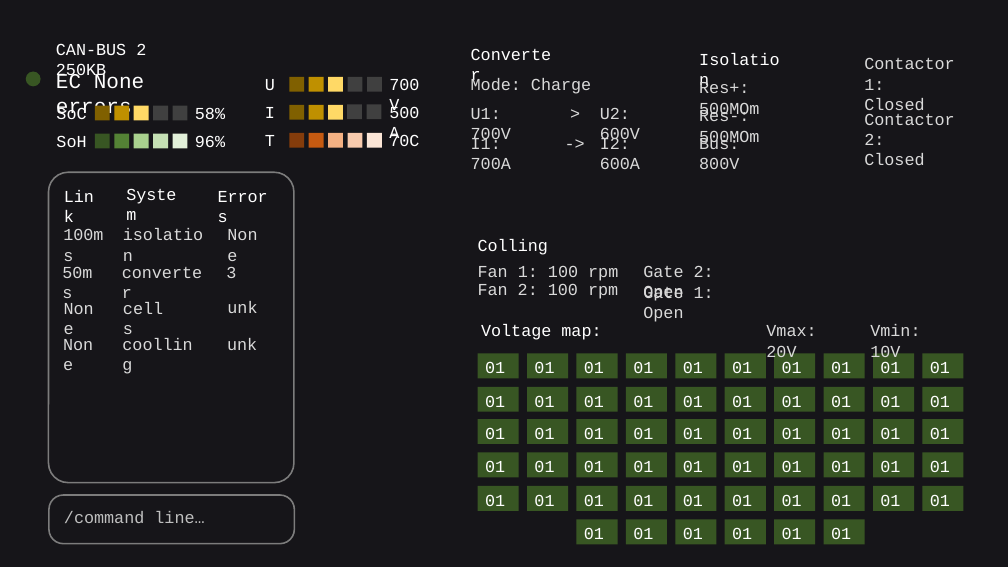
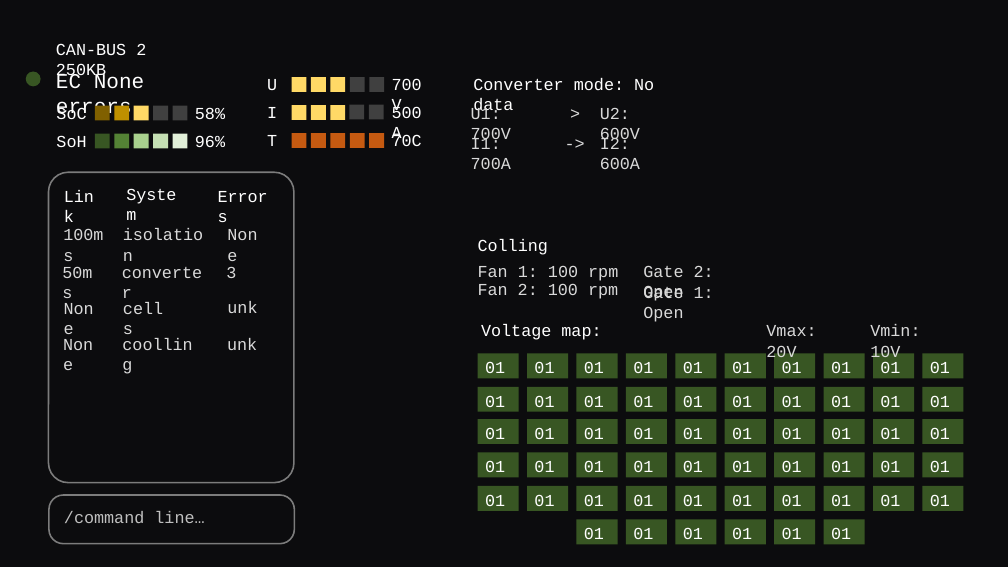
Before and after one commit to tamashny/can_monitor, a slide deck: slide 1 of screen.pptx. Drawn at 1008x567 pixels with LibreOffice and Linux fonts; fonts in the diff are those of the drawing. Boxes give left, top, right and bottom in pixels: in the first picture for what was removed or moved away, otherwise in the second. Text is boxed around its words. In the diff, an @@ line names an element or a change of style, - is before the commit and + after.

```diff
--- a/screen.pptx
+++ b/screen.pptx
@@ background #161519 to #0C0C0E @@
@@ text removed at (x1=692, y1=45, x2=797, y2=73) @@
-Isolation
@@ text removed at (x1=864, y1=58, x2=954, y2=115) @@
-Contactor 1:
-Closed
@@ rectangle at (x1=292, y1=77, x2=307, y2=92): fill #806000 to #FFD966 @@
@@ rectangle at (x1=311, y1=77, x2=326, y2=92): fill #BF9000 to #FFD966 @@
@@ text removed at (x1=471, y1=77, x2=591, y2=94) @@
-Mode: Charge
@@ text at (x1=473, y1=78, x2=654, y2=116): text changed @@
-Converter
+Converter mode: No data
@@ text removed at (x1=699, y1=81, x2=759, y2=119) @@
-Res+: 500MOm
@@ rectangle at (x1=292, y1=105, x2=307, y2=120): fill #806000 to #FFD966 @@
@@ rectangle at (x1=311, y1=105, x2=326, y2=120): fill #BF9000 to #FFD966 @@
@@ text removed at (x1=699, y1=109, x2=759, y2=147) @@
-Res-: 500MOm
@@ text removed at (x1=864, y1=114, x2=954, y2=165) @@
-Contactor 2:
-Closed
@@ rectangle at (x1=292, y1=133, x2=307, y2=148): fill #843C0B to #C55A11 @@
@@ rectangle at (x1=330, y1=133, x2=346, y2=148): fill #F4B183 to #C55A11 @@
@@ rectangle at (x1=350, y1=133, x2=365, y2=148): fill #F8CBAD to #C55A11 @@
@@ rectangle at (x1=369, y1=133, x2=384, y2=148): fill #FBE5D6 to #C55A11 @@
@@ text removed at (x1=699, y1=137, x2=739, y2=169) @@
-Bus: 800V
```
Also in this commit, not shown: 1 slide added, 1 slide removed, 2 other files.
